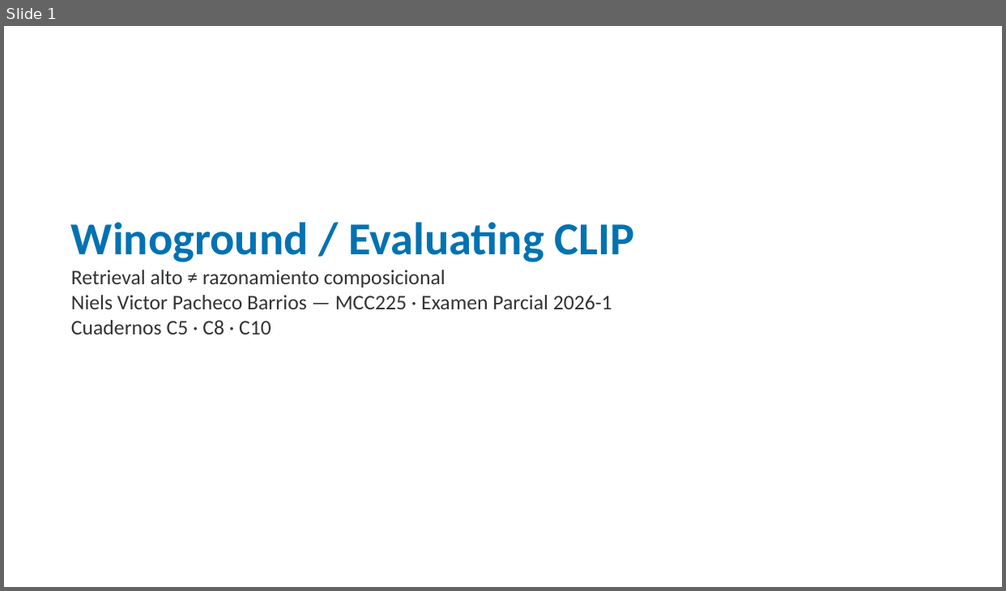
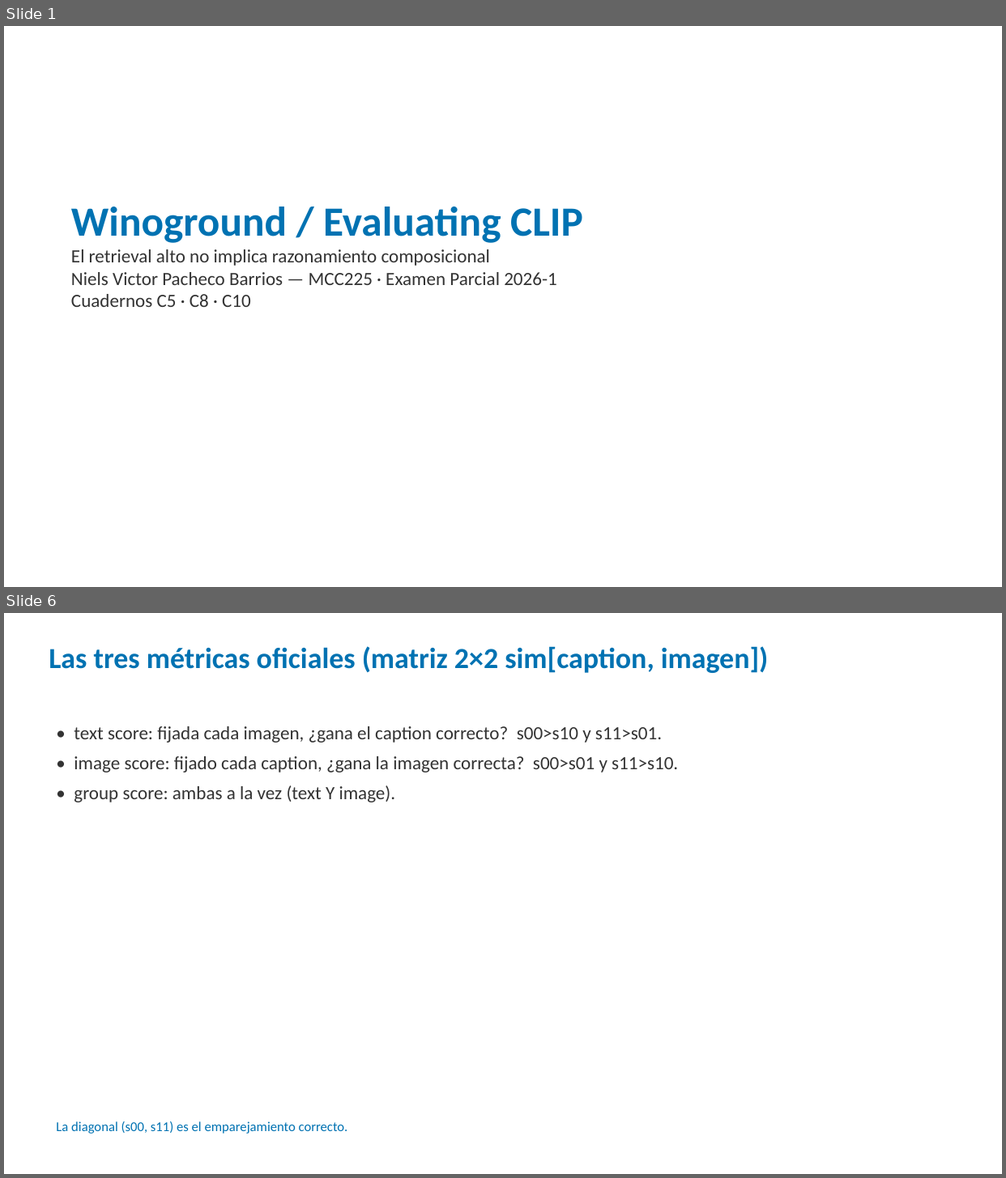
Before and after one commit to nielspac177/Winoground-Evaluating-CLIP-MCC225, a slide deck: slides/pptx/defensa_winoground.pptx. Shown one above the other, each under a label of ours: slide 1 before the commit, slides 1 and 6 after it; the slides between them are not shown. The pictures are 1006x591 and 1006x1178 pixels, drawn with LibreOffice and Linux fonts; fonts in the diff are those of the drawing. Boxes give left, top, right and bottom in pixels: in the first picture for what was removed or moved away, otherwise in the second. Text is boxed around its words. In the diff, an @@ line names an element or a change of style, - is before the commit and + after.

Commit message:
Amplía la presentación a 25 diapositivas (15 min) y añade guion con tiempos
- Beamer y PPTX reestructurados en 5 bloques: problema, método (C10), resultados, verificación, cierre.
- Explica par mínimo, las 3 métricas, azar 1/6, validación contra clip.jsonl, ceguera, checkpoints.
- docs/GUION_PRESENTACION.md: qué decir por slide, tiempos, demo en vivo y repreguntas.

```diff
--- a/slides/pptx/defensa_winoground.pptx
+++ b/slides/pptx/defensa_winoground.pptx
@@ slide 6 added at bbox=[4, 613, 1002, 1174], background #FFFFFF @@
@@ text added at bbox=[49, 646, 769, 673], 28 pt, text #0072B2, bold @@
+Las tres métricas oficiales (matriz 2×2 sim[caption, imagen])
@@ text added at bbox=[74, 726, 678, 803], 18 pt, text #333333 @@
+• text score: fijada cada imagen, ¿gana el caption correcto? s00>s10 y s11>s01.
+• image score: fijado cada caption, ¿gana la imagen correcta? s00>s01 y s11>s10.
+• group score: ambas a la vez (text Y image).
@@ text added at bbox=[56, 1122, 348, 1134], 13 pt, text #0072B2 @@
+La diagonal (s00, s11) es el emparejamiento correcto.
@@ slide 1 changed as well @@
@@ text "Winoground / Evaluating CLIP": place and size @@
-text "Winoground / Evaluating CLIP" at bbox=[71, 222, 635, 335]
+text "Winoground / Evaluating CLIP" at bbox=[71, 207, 583, 307]
@@ text at bbox=[71, 207, 583, 307]: size 44 to 40 pt in "Winoground / Evaluating CLIP"; size 20 to 18 pt in "Niels Victor Pacheco Barrios — MCC225 · ...", "Cuadernos C5 · C8 · C10" @@
@@ text at bbox=[71, 250, 490, 266]: text changed; size 20 to 18 pt @@
-Retrieval alto ≠ razonamiento composicional
+El retrieval alto no implica razonamiento composicional
```
Also in this commit, not shown: 1 other slide changed, 26 other slides added, 6 slides removed, 4 other files.
